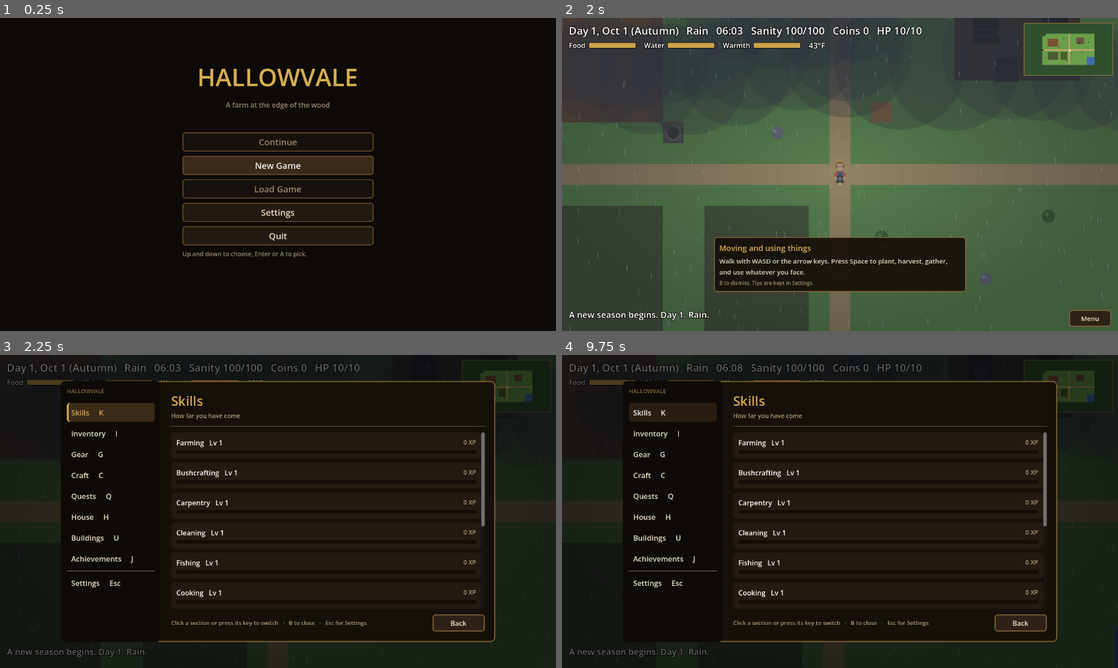
Above: before the commit, frames 1-4 (two rows, left to right).
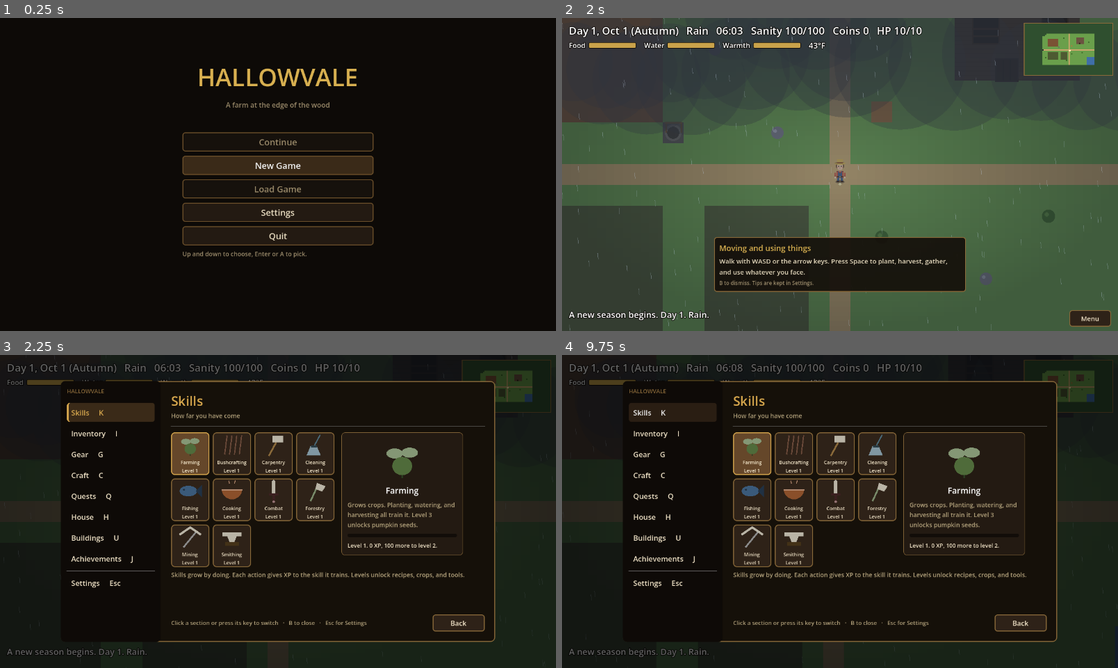
Above: after the commit, the same moments.

Repository: joshj1108/CrowCreekHollow
Game: Godot game, scene res://scenes/main.tscn
The game is run twice, just before and just after one commit, with the same random seed, the same clock (stepped at 60 frames per second) and the same inputs.
Inputs (mouse positions are in pixels of both pictures, inside the frame that each line leads up to):
- Up to frame 1 (0.25 s): no input
- Up to frame 2 (2 s): click "New Game" at 0.5 s; click "Slot 1: empty" at 1.25 s
- Up to frame 3 (2.25 s): click "Menu" at 2 s
- Up to frame 4 (9.75 s): click "Skills K" at 2.75 s; tap Space (use) at 3.5 s; move the mouse to (962, 495) at 3.52 s; hold D (move_right) 3.53-4.25 s; tap C (craft) at 3.6 s; click (962, 495) at 3.67 s; tap G (gear) at 3.8 s; click "Inventory I" at 4.25 s; click "Gear G" at 5 s; click "Craft C" at 5.75 s; click "Cooking" at 6.5 s; click "Quests Q" at 7.25 s; click "House H" at 8 s; click "Buildings U" at 8.75 s; click "Skills K" at 9.5 s

Frames 1-2 are identical in both runs. In frame 3, 6.3% of the frame differs, in the area x 30-88%, y 24-78%; in frame 4, 6.3%.

Commit message:
Show the Skills panel as a grid of picture tiles
Each skill is a tile with a drawn picture and its level. Picking one
fills a detail card with what trains it, its XP bar, and the XP left to
the next level. The detail card can now show a progress bar.

Co-Authored-By: Claude Haiku 5.5 <noreply@anthropic.com>
Claude-Session: https://claude.ai/code/session_016EvHBYyFANDWxunM27u84C

Diff:
--- a/scripts/action_bar.gd
+++ b/scripts/action_bar.gd
@@ -605,6 +605,14 @@
 	desc.add_theme_color_override("font_color", COL_MUTED)
 	block.add_child(desc)
 
+	if recipe.has("progress"):
+		var bar := ProgressBar.new()
+		bar.show_percentage = false
+		bar.custom_minimum_size = Vector2(0, 8)
+		bar.value = clampf(float(recipe["progress"]), 0.0, 1.0) * 100.0
+		bar.add_theme_stylebox_override("background", _box(COL_TRACK, COL_TRACK, 0, 4, 0))
+		bar.add_theme_stylebox_override("fill", _box(COL_ACCENT, COL_ACCENT, 0, 4, 0))
+		block.add_child(bar)
 	var level_text := str(recipe.get("level_text", ""))
 	if level_text != "":
 		var level := Label.new()
@@ -815,6 +823,17 @@
 			"hoe":
 				draw_line(_pt(0.3, 0.95), _pt(0.7, 0.12), tint, 0.06 * _sz)
 				draw_colored_polygon(_poly([[0.5, 0.12], [0.92, 0.2], [0.86, 0.42], [0.5, 0.36]]), metal)
+			"hammer":
+				draw_line(_pt(0.3, 0.95), _pt(0.6, 0.4), tint, 0.07 * _sz)
+				draw_rect(Rect2(_pt(0.45, 0.12), Vector2(0.45, 0.28) * _sz), metal)
+			"broom":
+				draw_line(_pt(0.7, 0.08), _pt(0.42, 0.6), tint, 0.05 * _sz)
+				draw_colored_polygon(_poly([[0.3, 0.55], [0.56, 0.55], [0.72, 0.92], [0.14, 0.92]]), light)
+				draw_rect(Rect2(_pt(0.32, 0.52), Vector2(0.26, 0.08) * _sz), dark)
+			"anvil":
+				draw_rect(Rect2(_pt(0.1, 0.3), Vector2(0.8, 0.16) * _sz), metal)
+				draw_colored_polygon(_poly([[0.3, 0.46], [0.7, 0.46], [0.6, 0.7], [0.4, 0.7]]), metal)
+				draw_rect(Rect2(_pt(0.22, 0.7), Vector2(0.56, 0.16) * _sz), dark)
 			"crop":
 				draw_line(_pt(0.5, 0.95), _pt(0.5, 0.45), dark, 0.05 * _sz)
 				draw_colored_polygon(_ellipse(0.32, 0.36, 0.2, 0.12), light)
--- a/scripts/main.gd
+++ b/scripts/main.gd
@@ -1876,6 +1876,10 @@
 		craft_tab = action_id.trim_prefix("craft_tab:")
 		_refresh_panel()
 		return
+	if action_id.begins_with("skill_pick:"):
+		skill_selected = action_id.trim_prefix("skill_pick:")
+		_refresh_panel()
+		return
 	if action_id.begins_with("gear_pick:"):
 		gear_selected = action_id.trim_prefix("gear_pick:")
 		_refresh_panel()
@@ -1988,16 +1992,56 @@
 	action_bar.show_panel(open_tab, rows)
 
 
+# Each skill's picture, color, and what trains it.
+const SKILL_INFO := {
+	"Farming": {"icon": "crop", "tint": "4f6b3a", "desc": "Grows crops. Planting, watering, and harvesting all train it. Level 3 unlocks pumpkin seeds."},
+	"Bushcrafting": {"icon": "fiber", "tint": "6b4a3a", "desc": "Gathers wood, fiber, and resin, and unlocks the early gear and lanterns."},
+	"Carpentry": {"icon": "hammer", "tint": "8a6a3a", "desc": "Trains by mending boards and repairing the house."},
+	"Cleaning": {"icon": "broom", "tint": "4a6b7a", "desc": "Tidies the house."},
+	"Fishing": {"icon": "fish", "tint": "3a5a7a", "desc": "Works the sparkling spots at the pond."},
+	"Cooking": {"icon": "bowl", "tint": "8a4f2a", "desc": "Turns catches and crops into meals and preserves."},
+	"Combat": {"icon": "sword", "tint": "6b3a3a", "desc": "Earned by guarding Lowmere and fighting foes."},
+	"Forestry": {"icon": "axe", "tint": "3f5a2a", "desc": "Fells trees for wood and hardwood."},
+	"Mining": {"icon": "pick", "tint": "5a5a5a", "desc": "Breaks rocks for stone and ore."},
+	"Smithing": {"icon": "anvil", "tint": "7a5a2a", "desc": "Turns ore into bars and metal gear."},
+}
+var skill_selected := ""   # the skill whose details show; remembered while the panel is open
+
+
 func _skill_rows() -> Array:
-	var rows: Array = []
+	var tiles: Array = []
 	for skill in SKILLS:
-		rows.append({
-			"name": "%s   Lv %d" % [skill, _level(skill)],
-			"value": "%d XP" % skill_xp[skill],
-			"progress": _level_progress(skill),
+		var info: Dictionary = SKILL_INFO[skill]
+		tiles.append({
+			"key": "skill:" + skill, "name": "%s\nLevel %d" % [skill, _level(skill)],
+			"icon": str(info["icon"]), "tint": str(info["tint"]), "enabled": true, "costs": [], "level_ok": true,
+			"desc": str(info["desc"]), "action": "",
 		})
-	rows.append({"note": "Farming grows crops. Bushcrafting gathers wood, fiber, and resin. Carpentry trains by mending boards and repairing the house. Cleaning tidies it. Fishing works the sparkling spots at the pond. Cooking turns catches and crops into meals. Forestry fells trees for wood and hardwood. Mining breaks rocks for stone and ore. Smithing turns ore into bars and metal gear." + (" Combat is earned guarding Lowmere." if WORLD_ENABLED else "")})
-	return rows
+	var chosen := _skill_chosen(tiles)
+	var marked: Array = []
+	for t in tiles:
+		var tile: Dictionary = t.duplicate()
+		tile["selected"] = str(t["key"]) == str(chosen["key"])
+		tile["action"] = "skill_pick:" + str(t["key"])
+		marked.append(tile)
+	# The detail card shows the XP bar and what is left to the next level.
+	var detail: Dictionary = chosen.duplicate()
+	var skill := str(chosen["key"]).trim_prefix("skill:")
+	var level := _level(skill)
+	detail["name"] = skill
+	detail["level_text"] = "Level %d. %d XP, %d more to level %d." % [level, int(skill_xp[skill]), _xp_for_level(level + 1) - int(skill_xp[skill]), level + 1]
+	detail["progress"] = _level_progress(skill)
+	return [
+		{"split": {"recipes": marked, "columns": 4, "detail": detail}},
+		{"note": "Skills grow by doing. Each action gives XP to the skill it trains. Levels unlock recipes, crops, and tools."},
+	]
+
+
+func _skill_chosen(tiles: Array) -> Dictionary:
+	for t in tiles:
+		if str(t["key"]) == skill_selected:
+			return t
+	return tiles[0] if not tiles.is_empty() else {}
 
 
 # The pack, seeds, and materials are a grid of picture tiles. Picking one shows its details beside the grid.
Not shown, changed: DESIGN.md
